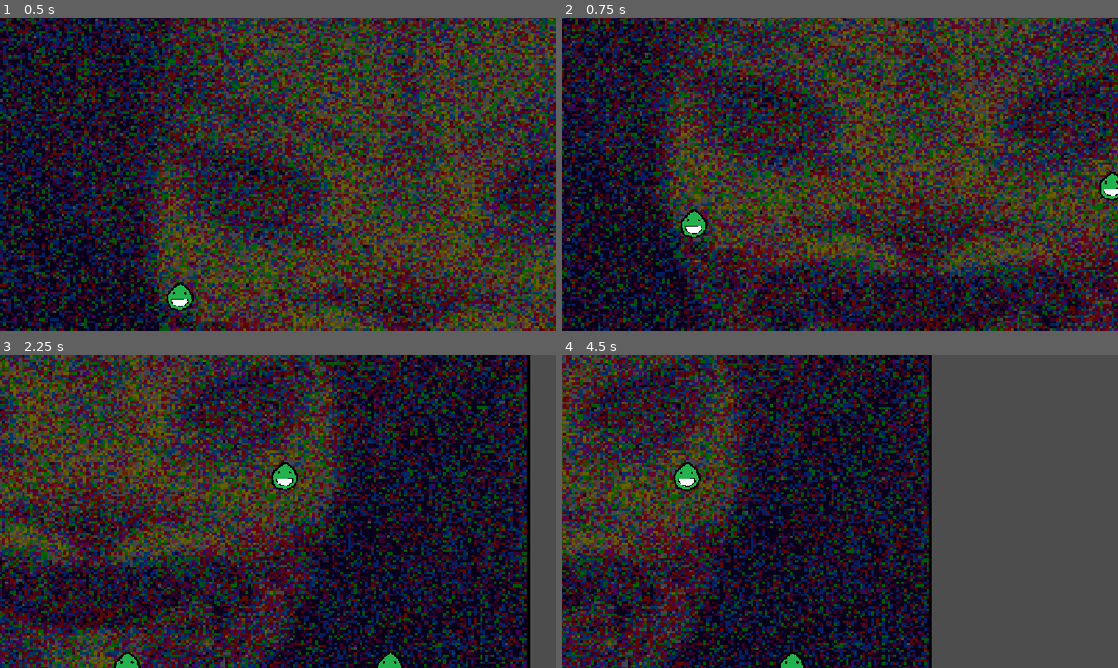
Above: before the commit, frames 1-4 (two rows, left to right).
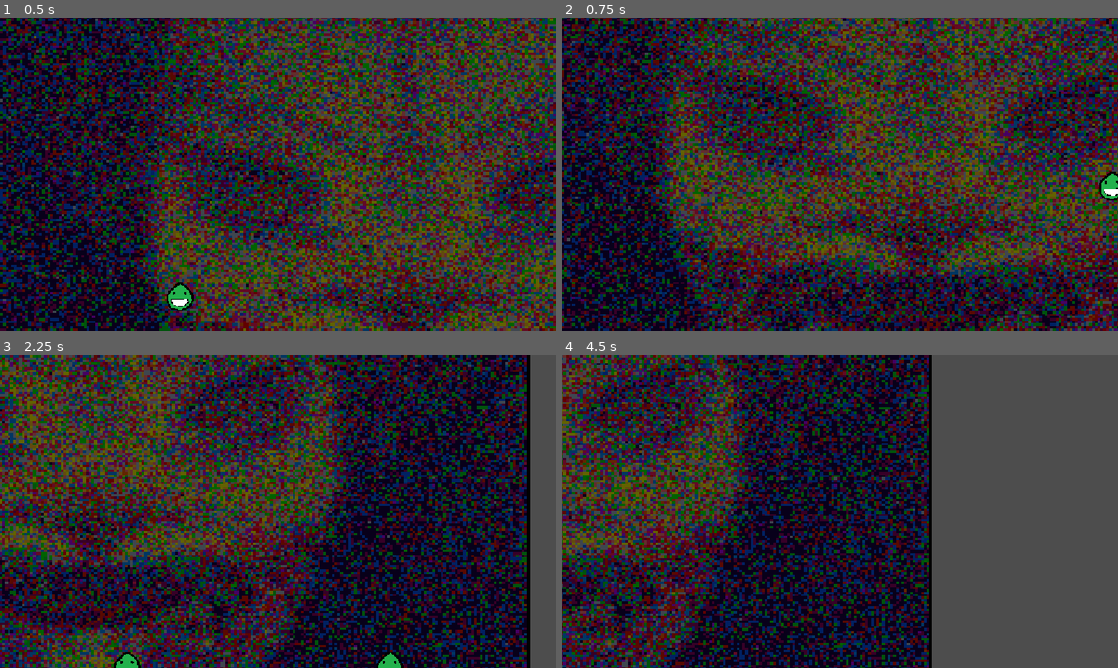
Above: after the commit, the same moments.

Repository: deborah-orret/claw-machine-game
Game: Godot game, scene res://scenes/test_area_1.tscn
The game is run twice, just before and just after one commit, with the same random seed, the same clock (stepped at 60 frames per second) and the same inputs.
Inputs (mouse positions are in pixels of both pictures, inside the frame that each line leads up to):
- Up to frame 1 (0.5 s): no input
- Up to frame 2 (0.75 s): move the mouse to (739, 293) at 0.52 s; hold D (right) from 0.53 s (still down)
- Up to frame 3 (2.25 s): tap W (jump) at 0.77, 1.52 s; move the mouse to (139, 502) at 1.27 s; move the mouse to (244, 426) at 2.02 s; release D (right) at 2.03 s; hold A (left) from 2.03 s (still down)
- Up to frame 4 (4.5 s): move the mouse to (812, 574) at 2.77 s; release A (left) at 2.78 s; hold D (right) 2.78-4.28 s; tap W (jump) at 3.02, 3.77 s; move the mouse to (650, 473) at 3.52 s; move the mouse to (745, 617) at 4.27 s; hold A (left) from 4.28 s (still down)

Frame 1 is identical in both runs. In frame 2, 0.3% of the frame differs, in the area x 21-27%, y 61-71%; in frame 3, 0.3%; in frame 4, 0.5%, in the area x 20-44%, y 34-100%.

Commit message:
Update coin.gd

Diff:
--- a/scripts/coin.gd
+++ b/scripts/coin.gd
@@ -1,11 +1,10 @@
-extends Node
+extends Area2D
+var score = 0
 
+func add_point():
+	score += 1
+	print(score)
 
-# Called when the node enters the scene tree for the first time.
-func _ready() -> void:
-	pass # Replace with function body.
-
-
-# Called every frame. 'delta' is the elapsed time since the previous frame.
-func _process(delta: float) -> void:
-	pass
+func _on_mouse_entered() -> void:
+	add_point()
+	queue_free()
